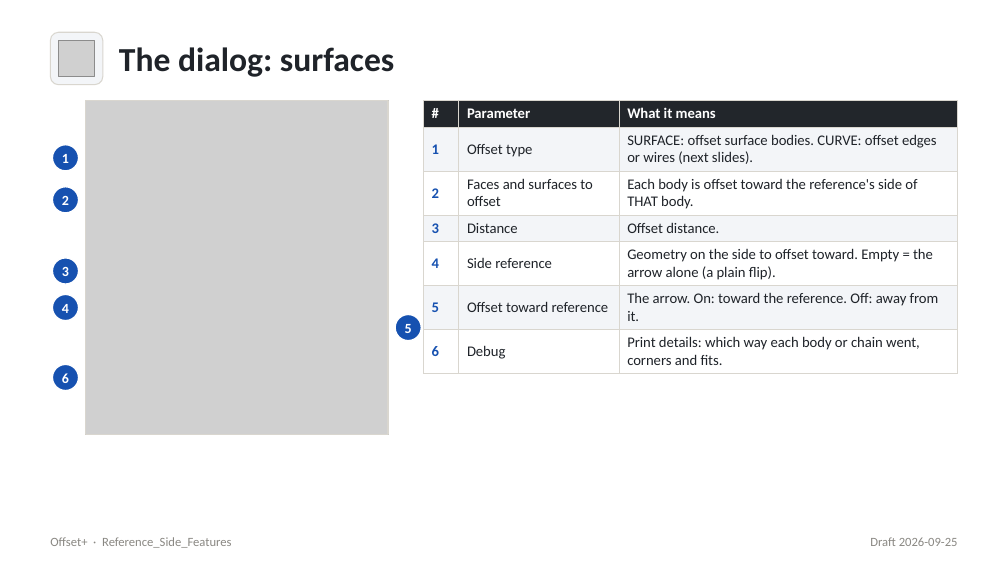
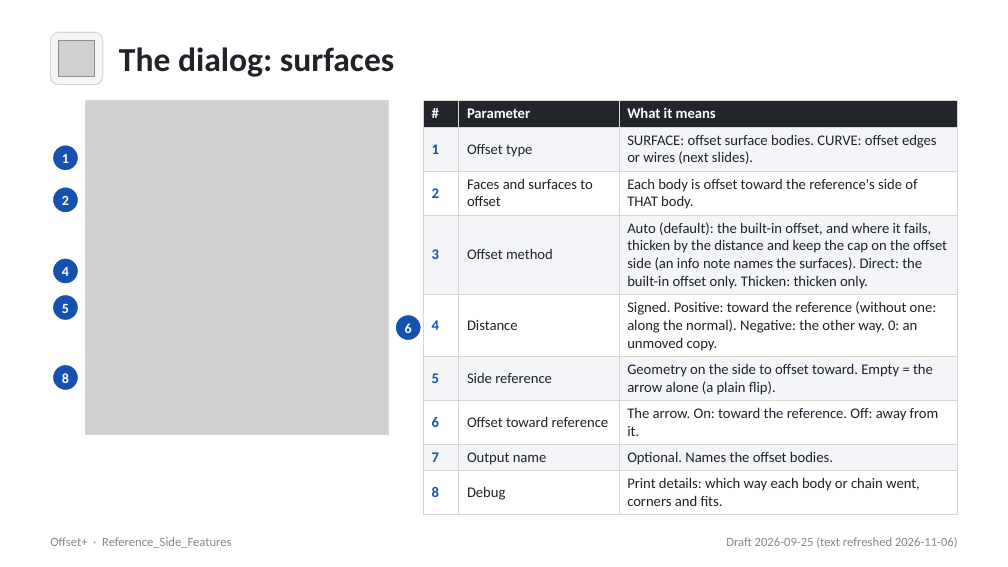
Before and after one commit to jedyeiser/featurescripts, a slide deck: slide 5 of docs/decks/offset_plus/.baseline/offset_plus.generated.pptx. Drawn at 1008x567 pixels with LibreOffice and Linux fonts; fonts in the diff are those of the drawing; grey boxes stand for pictures. Boxes give left, top, right and bottom in pixels: in the first picture for what was removed or moved away, otherwise in the second. Text is boxed around its words. In the diff, an @@ line names an element or a change of style, - is before the commit and + after.

Commit message:
[AUTO-BACKUP] Before pushing clean_surfaces to Onshape
Before push to Onshape at 2026-11-06 18:51:46

```diff
--- a/docs/decks/offset_plus/.baseline/offset_plus.generated.pptx
+++ b/docs/decks/offset_plus/.baseline/offset_plus.generated.pptx
@@ table at <box>423,101,958,510</box> @@
-row 4: 3 | Distance | Offset distance.
-row 5: 4 | Side reference | Geometry on the side to offset toward. Empty = the arrow alone (a plain flip).
-row 6: 5 | Offset toward reference | The arrow. On: toward the reference. Off: away from it.
-row 7: 6 | Debug | Print details: which way each body or chain went, corners and fits.
+row 4: 3 | Offset method | Auto (default): the built-in offset, and where it fails, thicken by the distance and keep the cap on the offset side (an info note names the surfaces). Direct: the built-in offset only. Thicken: thicken only.
+row 5: 4 | Distance | Signed. Positive: toward the reference (without one: along the normal). Negative: the other way. 0: an unmoved copy.
+row 6: 5 | Side reference | Geometry on the side to offset toward. Empty = the arrow alone (a plain flip).
+row 7: 6 | Offset toward reference | The arrow. On: toward the reference. Off: away from it.
+row 8: 7 | Output name | Optional. Names the offset bodies.
+row 9: 8 | Debug | Print details: which way each body or chain went, corners and fits.
@@ text "4": place and size @@
-text "4" at <box>62,304,69,313</box>
+text "4" at <box>62,267,69,276</box>
@@ text removed at <box>62,267,69,276</box> @@
-3
@@ text added at <box>62,304,69,313</box>, 10 pt, text #FFFFFF, bold @@
+5
@@ text at <box>62,373,69,383</box>: text changed @@
-6
+8
@@ text at <box>726,537,958,548</box>: text changed @@
-Draft 2026-09-25
+Draft 2026-09-25 (text refreshed 2026-11-06)
```
Also in this commit, not shown: 10 other slides changed, 27 other files.
